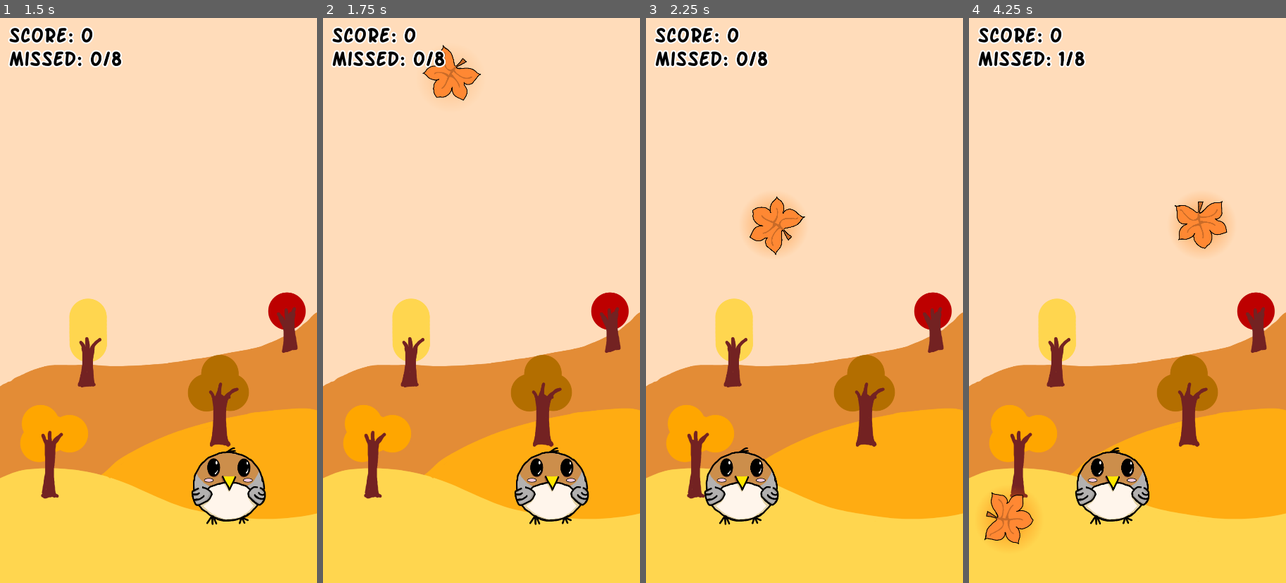
Above: before the commit, frames 1-4 (left to right).
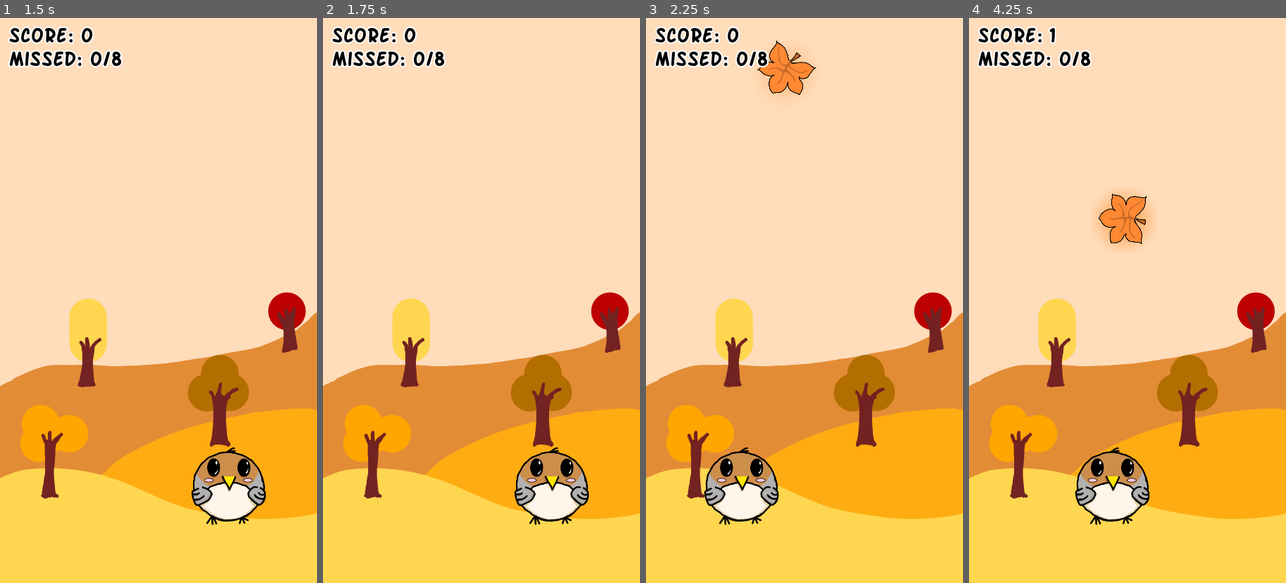
Above: after the commit, the same moments.

Repository: ezhor/Bird-Fall
Game: Godot game, scene res://Scenes/main.tscn
Same seed, same stepped clock (60 frames per second), same inputs: the game is played once before the commit and once after it.
Inputs (mouse positions are in pixels of both pictures, inside the frame that each line leads up to):
- Up to frame 1 (1.5 s): click "Play" at 0.5 s; tap Enter at 1.25 s; move the mouse to (228, 272) at 1.27 s; click (228, 272) at 1.42 s
- Up to frame 2 (1.75 s): no input
- Up to frame 3 (2.25 s): move the mouse to (741, 328) at 2.02 s; click (741, 328) at 2.17 s
- Up to frame 4 (4.25 s): move the mouse to (1159, 176) at 2.77 s; click (1159, 176) at 2.92 s; move the mouse to (1111, 413) at 3.52 s; click (1111, 413) at 3.67 s

Frame 1 is identical in both runs. In frame 2, 0.9% of the frame differs, in the area x 31-50%, y 4-15%; in frame 3, 2.3%; in frame 4, 4.1%, in the area x 4-83%, y 1-94%.

Commit message:
Difficulty increment based on time

Diff:
--- a/Scenes/Objects/drop.tscn
+++ b/Scenes/Objects/drop.tscn
@@ -15,7 +15,7 @@
 script = ExtResource("1_ldrpx")
 speed = 1000
 destroy_limit = 2000
-snowflake_probability = 10.0
+snowflake_probability = 20.0
 game_over_scene = ExtResource("2_hd771")
 glow_delay = 0.3
 glow = NodePath("Glow")
--- a/Scenes/game.tscn
+++ b/Scenes/game.tscn
@@ -35,7 +35,10 @@
 
 [node name="DropGenerator" type="Node2D" parent="." unique_id=1399013193]
 script = ExtResource("1_wrm1d")
-drop_time = 1.0
+drop_start_time = 1.5
+drop_end_time = 0.25
+difficulty_increase_time = 5.0
+diffculty_increase = 0.1
 drop = ExtResource("2_3dryh")
 
 [node name="Player" type="Area2D" parent="." unique_id=1441928846]
--- a/Scripts/DropGenerator.gd
+++ b/Scripts/DropGenerator.gd
@@ -1,21 +1,43 @@
 extends Node2D
 
-@export var drop_time: float
+@export var drop_start_time: float
+@export var drop_end_time: float
+@export var difficulty_increase_time: float
+@export_range(0,1) var diffculty_increase: float
 @export var drop: PackedScene
 
-var timer: Timer
+var current_time: float
+
+var drop_timer: Timer
+var difficulty_timer: Timer
 
 func _ready() -> void:
-	create_timer()
+	create_drop_timer()
+	create_difficulty_timer()
 
-func _on_timeout() -> void:
+func _on_drop() -> void:
 	var instance: Node2D = drop.instantiate()
 	add_child(instance)
 	instance.position.x = randf_range(Constants.MIN_POSITION, Constants.MAX_POSITION)
 
-func create_timer() -> void:
-	timer = Timer.new()
-	timer.wait_time = drop_time
-	timer.timeout.connect(_on_timeout)
-	add_child(timer)
-	timer.start()
+func create_drop_timer() -> void:
+	current_time = drop_start_time
+	drop_timer = Timer.new()
+	drop_timer.wait_time = current_time
+	drop_timer.timeout.connect(_on_drop)
+	add_child(drop_timer)
+	drop_timer.start()
+
+func _on_difficulty_increase() -> void:
+	current_time -= (drop_start_time - drop_end_time) * diffculty_increase
+	if current_time < drop_end_time:
+		current_time = drop_end_time
+		difficulty_timer.stop()
+	drop_timer.wait_time = current_time
+
+func create_difficulty_timer() -> void:
+	difficulty_timer = Timer.new()
+	difficulty_timer.wait_time = difficulty_increase_time
+	difficulty_timer.timeout.connect(_on_difficulty_increase)
+	add_child(difficulty_timer)
+	difficulty_timer.start()
